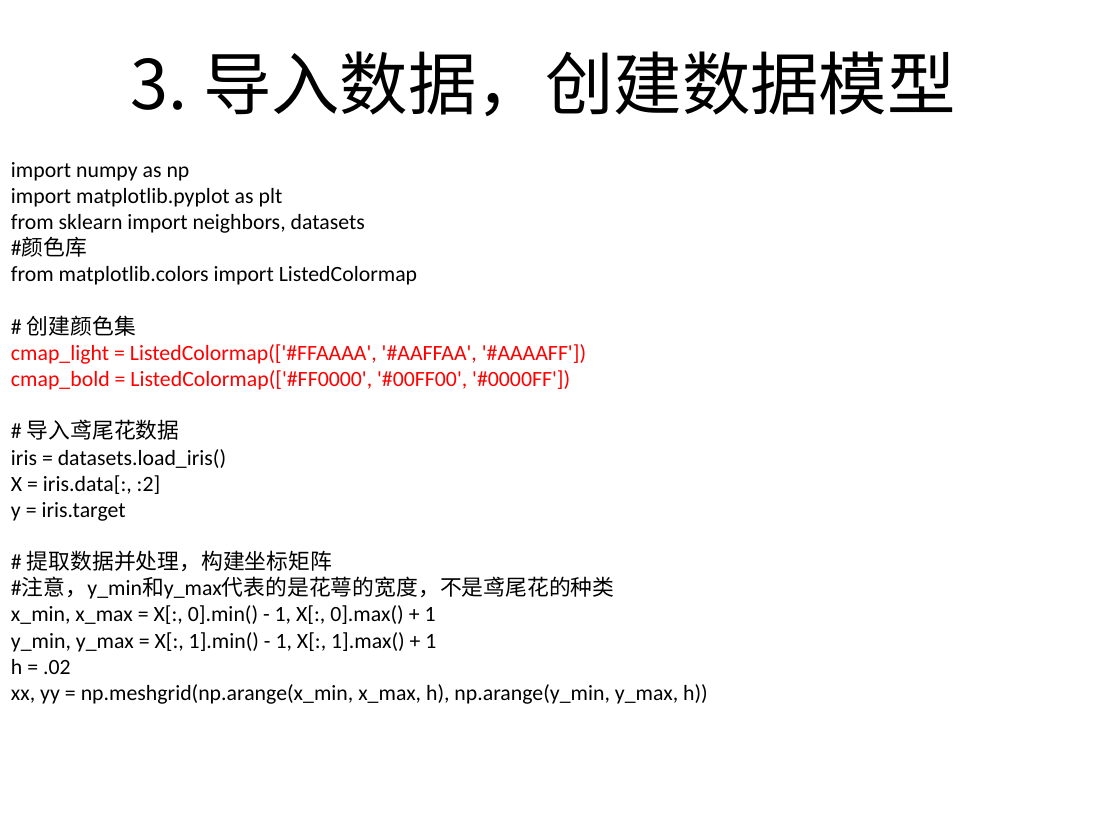
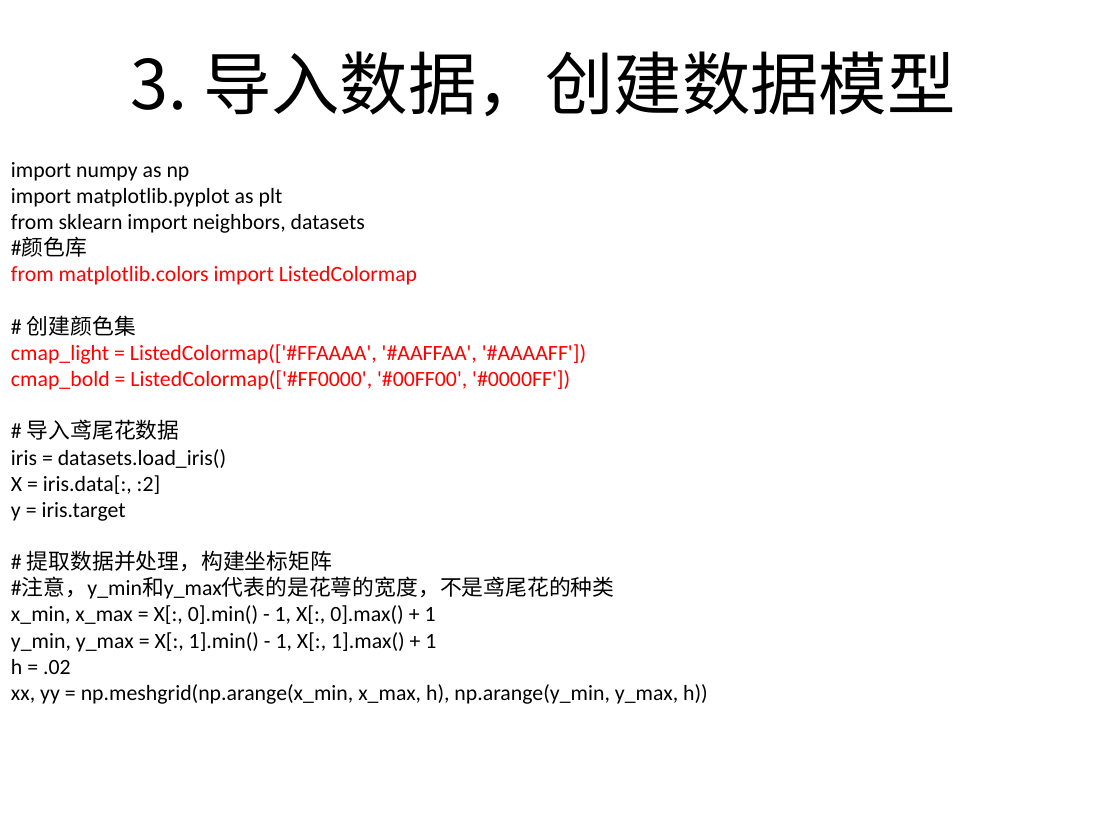
Before and after one commit to BattalionCommander/Python, a slide deck: slide 12 of cls_23聚类算法.pptx. Drawn at 1120x840 pixels with LibreOffice and Linux fonts; fonts in the diff are those of the drawing; background and template pictures are left out. Boxes give left, top, right and bottom in pixels: in the first picture for what was removed or moved away, otherwise in the second. Text is boxed around its words. In the diff, an @@ line names an element or a change of style, - is before the commit and + after.

```diff
--- a/cls_23聚类算法.pptx
+++ b/cls_23聚类算法.pptx
@@ text at (x1=11, y1=266, x2=417, y2=285): text colour #000000 to #FF0000 in "from matplotlib.colors import ListedColormap" @@
```
Also in this commit, not shown: 8 other slides changed, 1 slide added, 1 other file.
